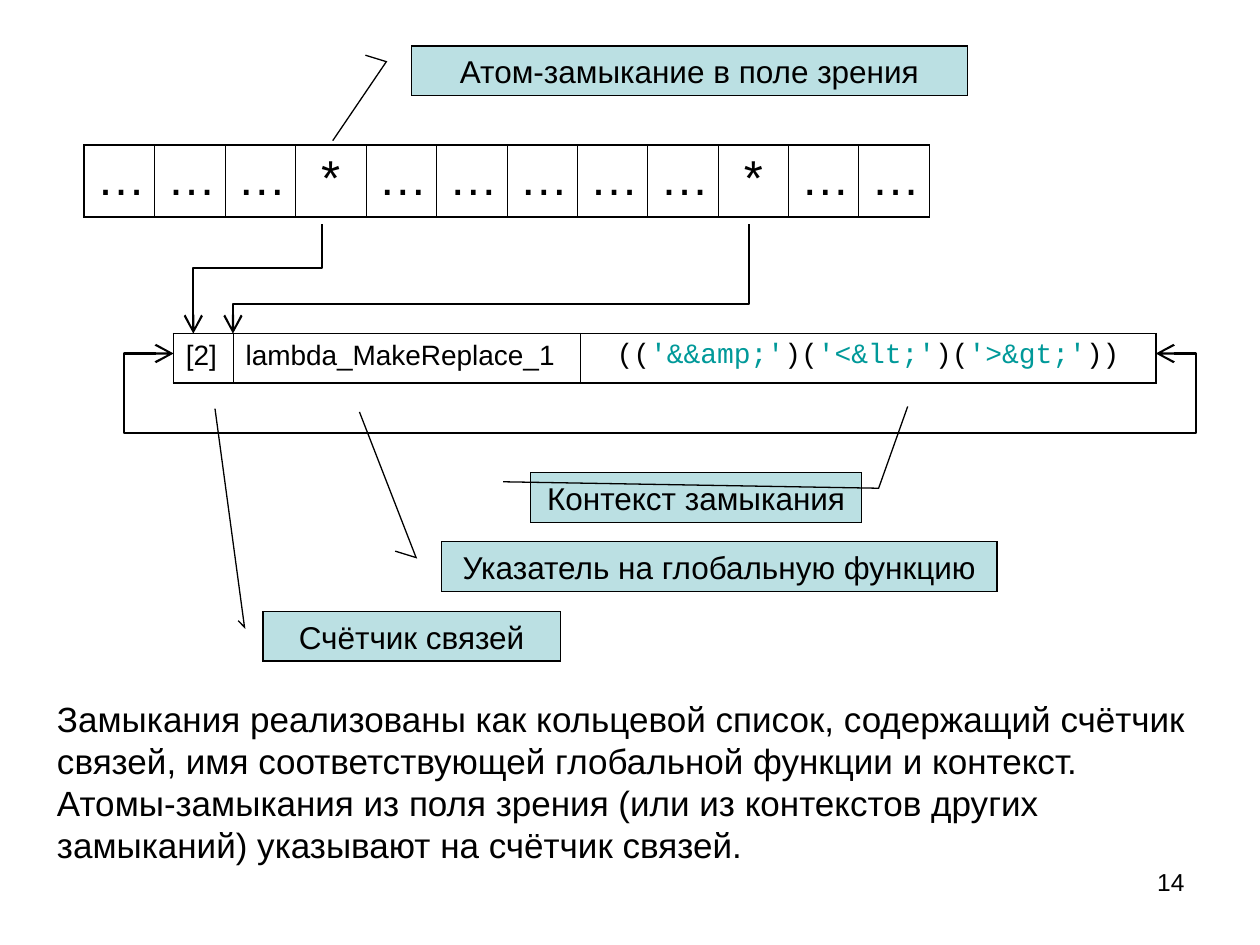
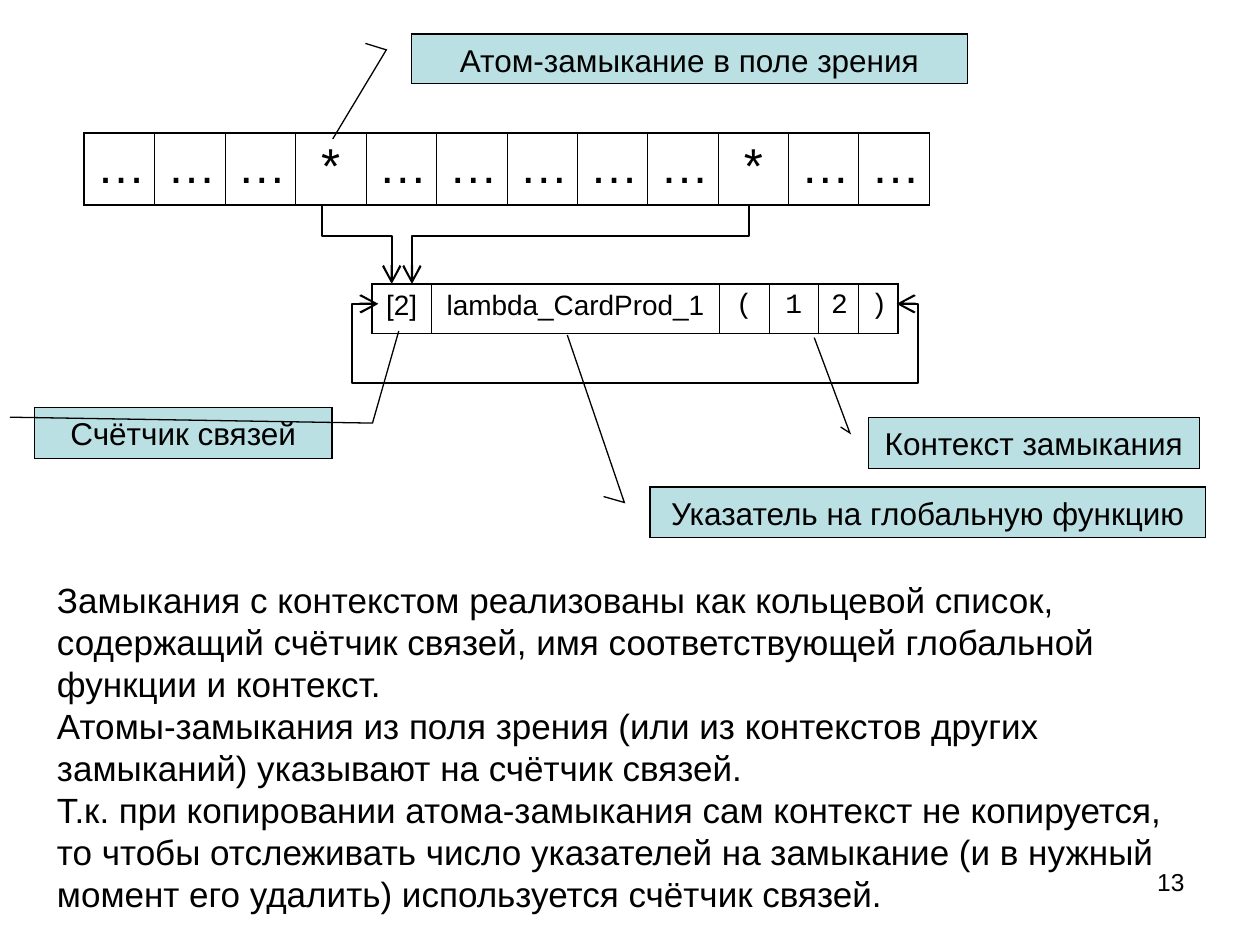
Before and after one commit to Mazdaywik/Refal-05, a slide deck: slide 13 of doc/Компилятор Простого Рефала.ppt (slide 14 before the commit). Drawn at 1260x945 pixels with LibreOffice and Linux fonts; fonts in the diff are those of the drawing. Boxes give left, top, right and bottom in pixels: in the first picture for what was removed or moved away, otherwise in the second. Text is boxed around its words. In the diff, an @@ line names an element or a change of style, - is before the commit and + after.

```diff
--- a/doc/Компилятор Простого Рефала.ppt
+++ b/doc/Компилятор Простого Рефала.ppt
@@ border callout "Атом-замыкание в поле зрения": place and size @@
-border callout "Атом-замыкание в поле зрения" at box(412, 45, 968, 94)
+border callout "Атом-замыкание в поле зрения" at box(412, 34, 968, 83)
@@ table: place and size @@
-table at box(84, 145, 931, 217)
+table at box(84, 134, 931, 205)
@@ freeform shape: place and size @@
-freeform shape at box(193, 224, 321, 334)
+freeform shape at box(323, 204, 392, 284)
@@ freeform shape: place and size @@
-freeform shape at box(233, 224, 750, 334)
+freeform shape at box(412, 204, 750, 284)
@@ table at box(372, 284, 896, 333) @@
-column 2: lambda_MakeReplace_1
-column 3: (('&&amp;')('<&lt;')('>&gt;'))
+column 2: lambda_CardProd_1
+column 3: (
+column 4: 1
+column 5: 2
+column 6: )
@@ table: place and size @@
-table at box(174, 334, 1157, 383)
+table at box(372, 284, 896, 333)
@@ freeform shape: place and size @@
-freeform shape at box(123, 354, 1196, 433)
+freeform shape at box(353, 304, 919, 383)
@@ border callout "Счётчик связей": place and size @@
-border callout "Счётчик связей" at box(263, 611, 561, 660)
+border callout "Счётчик связей" at box(34, 408, 331, 459)
@@ proportions changed in 4 elements at box(412, 34, 968, 83), box(650, 488, 1206, 538), box(34, 408, 331, 459), box(868, 417, 1200, 467) @@
@@ border callout "Контекст замыкания": place and size @@
-border callout "Контекст замыкания" at box(530, 472, 862, 522)
+border callout "Контекст замыкания" at box(868, 417, 1200, 467)
@@ border callout "Указатель на глобальную функцию": place and size @@
-border callout "Указатель на глобальную функцию" at box(441, 542, 997, 591)
+border callout "Указатель на глобальную функцию" at box(650, 488, 1206, 538)
@@ text at box(57, 587, 1161, 914): text changed @@
-Замыкания реализованы как кольцевой список, содержащий счётчик связей, имя соответствующей глобальной функции и контекст. Атомы-замыкания из поля зрения (или из контекстов других замыканий) указывают на счётчик связей.
+Замыкания с контекстом реализованы как кольцевой список, содержащий счётчик связей, имя соответствующей глобальной функции и контекст.
+Атомы-замыкания из поля зрения (или из контекстов других замыканий) указывают на счётчик связей.
+Т.к. при копировании атома-замыкания сам контекст не копируется, то чтобы отслеживать число указателей на замыкание (и в нужный момент его удалить) используется счётчик связей.
@@ page number at box(1157, 874, 1184, 892): text changed @@
-14
+13
```
Also in this commit, not shown: 9 other slides changed, 3 slides added, 5 slides removed, 4 other files.
